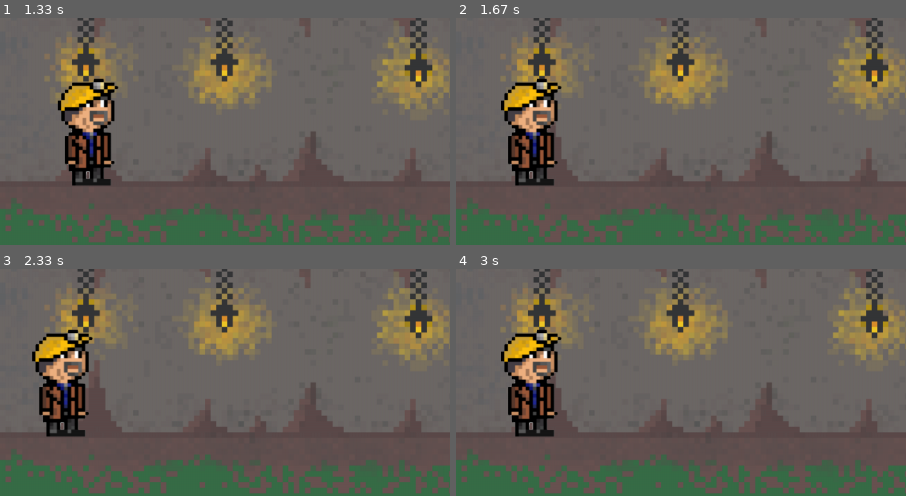
Above: before the commit, frames 1-4 (two rows, left to right).
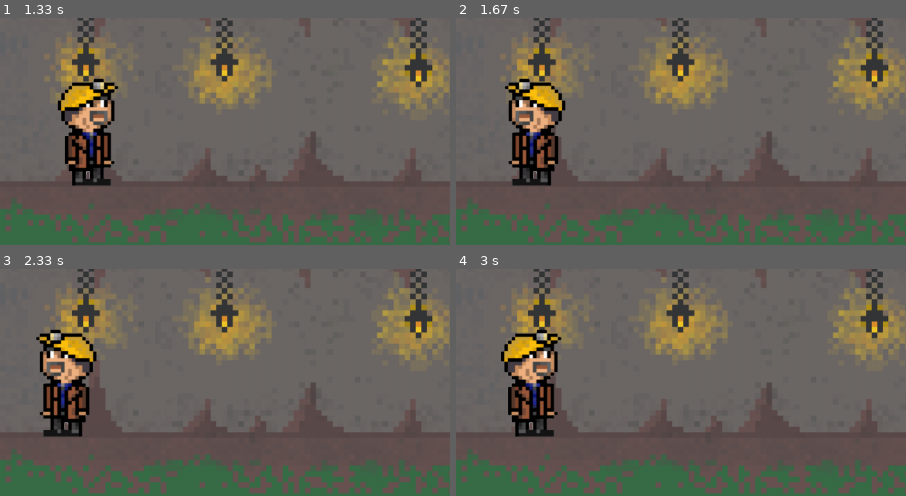
Above: after the commit, the same moments.

Repository: EranRotem1/MysticalMineshaft
Game: pygame game, started from MinerPygame.py
The game is run twice, just before and just after one commit, with the same random seed, the same clock (stepped at 60 frames per second) and the same inputs.
Inputs:
- Up to frame 1 (1.33 s): hold D 0.33-0.8 s; hold D 0.83-1.3 s
- Up to frame 2 (1.67 s): hold A from 1.33 s (still down)
- Up to frame 3 (2.33 s): release A at 1.87 s; hold A 1.9-2.3 s
- Up to frame 4 (3 s): hold D 2.33-2.97 s
The pictures show only the part of the screen within x 0-50%, y 36-86%; the shares and areas given below are measured in that part.

Frame 1 is identical in both runs. In frame 2, 3.9% of the frame differs, in the area x 10-25%, y 26-75%; in frame 3, 4.0%, in the area x 7-22%, y 26-75%; in frame 4, nothing differs.

Commit message:
player flip

Diff:
--- a/MinerPygame.py
+++ b/MinerPygame.py
@@ -19,6 +19,9 @@
 
         self.mini_map_surf.fill("#e9f09c")
         gravity = 0
+        isMoving = False
+        moving = []
+
 
 
         while True:
@@ -27,13 +30,16 @@
                     pygame.quit()
                 if event.type == pygame.KEYDOWN:
                     keys = pygame.key.get_pressed()
+                    # print(keys)
                     if event.key == pygame.K_SPACE and player_rect.bottom >= 550:
                         gravity = -15
                     # if event.key == pygame.K_d:
                     # if event.key == pygame.K_a:
                     if keys[pygame.K_a]:
+                        self.player_surf = pygame.image.load("C:/Users/eran rotem/Desktop/repo/MysticalMineshaft/8BitPNG/8BitMinerFlip.png").convert_alpha()
                         player_rect.x -= 20
                     if keys[pygame.K_d]:
+                        self.player_surf = pygame.image.load("C:/Users/eran rotem/Desktop/repo/MysticalMineshaft/8BitPNG/8BitMinerV4.png").convert_alpha()
                         player_rect.x += 20
 
             self.screen.blit(self.backgr_surf, (0, 0))
Binary file added: 8BitPNG/8BitMinerFlip.png
